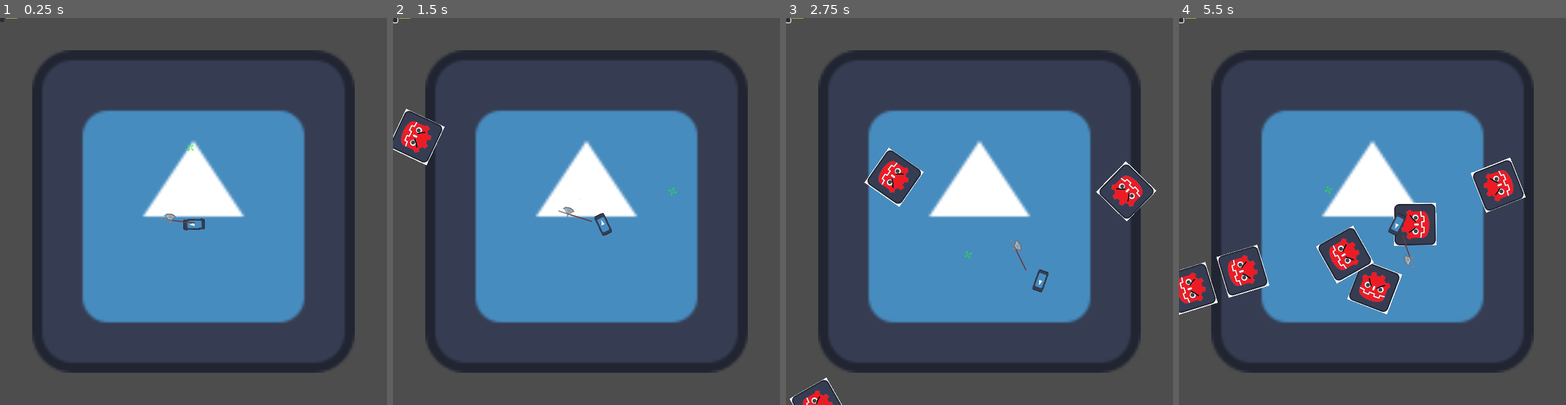
Above: before the commit, frames 1-4 (left to right).
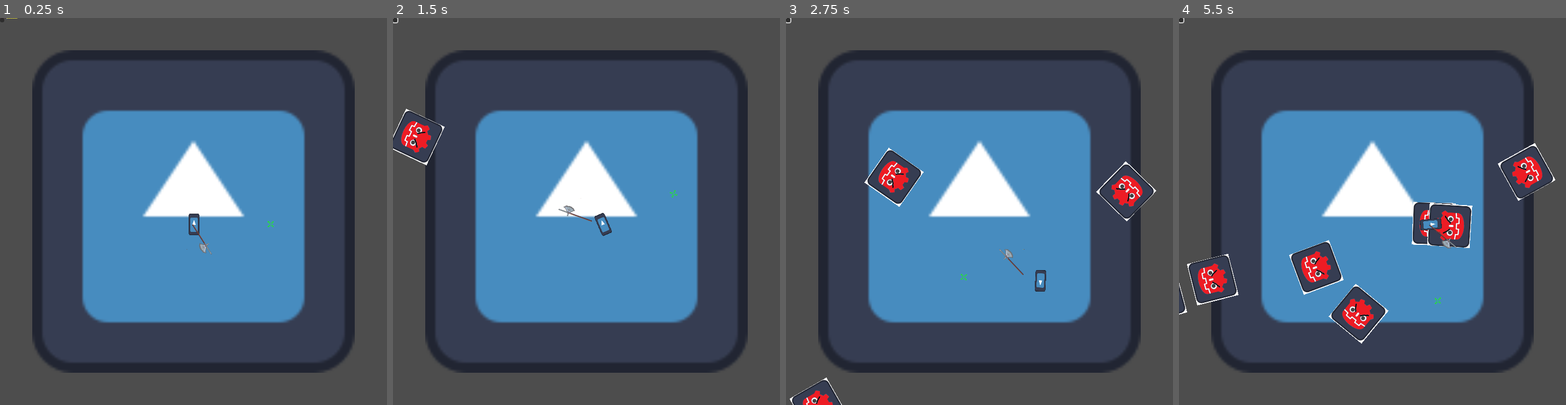
Above: after the commit, the same moments.

Repository: pkettune/halberd_arena
Game: Godot game, scene res://scenes/Main.tscn
Two runs of this game, one before a commit and one after it. Both use one fixed random seed, a clock stepped at 60 frames per second and the inputs below. The engine's default icon, where the game draws it, is replaced by a stand-in: a white triangle on a blue panel in a dark square.
Inputs (mouse positions are in pixels of both pictures, inside the frame that each line leads up to):
- Up to frame 1 (0.25 s): no input
- Up to frame 2 (1.5 s): click (396, 21) at 0.5 s; move the mouse to (671, 192) at 1.27 s; press the mouse at (671, 192) at 1.28 s; hold D (right) from 1.28 s (still down)
- Up to frame 3 (2.75 s): right-click (1064, 192) at 1.55 s; move the mouse to (902, 230) at 2.02 s; release D (right) at 2.03 s; release the mouse at (902, 230) at 2.03 s; hold S (down) from 2.03 s (still down); right-click (902, 230) at 2.1 s; click (902, 230) at 2.3 s
- Up to frame 4 (5.5 s): move the mouse to (1411, 126) at 2.77 s; release S (down) at 2.78 s; press the mouse at (1411, 126) at 2.78 s; hold D (right) 2.78-3.53 s; right-click (1411, 126) at 3.05 s; move the mouse to (1353, 288) at 3.52 s; release the mouse at (1353, 288) at 3.53 s; hold W (up) 3.53-4.28 s; right-click (1353, 288) at 3.6 s; click (1353, 288) at 3.8 s; move the mouse to (1488, 269) at 4.27 s; press the mouse at (1488, 269) at 4.28 s; hold A (left) from 4.28 s (still down); right-click (1488, 269) at 4.55 s; move the mouse to (1256, 153) at 5.02 s; release the mouse at (1256, 153) at 5.03 s; right-click (1256, 153) at 5.1 s; click (1256, 153) at 5.3 s

The runs differ from the first frame. In frame 1, 0.3% of the frame differs, in the area x 41-71%, y 32-62%; in frame 2, 0.1%; in frame 3, 0.3%; in frame 4, 8.8%, in the area x 0-98%, y 0-85%.

Commit message:
mouse and controller come along

Diff:
--- a/scenes/PlayerBody.gd
+++ /dev/null
@@ -1,25 +0,0 @@
-extends CharacterBody2D
-
-
-func _ready():
-
-	InputMap.action_set_deadzone("aim_up", deadzone)
-	InputMap.action_set_deadzone("aim_down", deadzone)
-	InputMap.action_set_deadzone("aim_left", deadzone)
-	InputMap.action_set_deadzone("aim_right", deadzone)
-
-	InputMap.action_set_deadzone("up", deadzone)
-	InputMap.action_set_deadzone("down", deadzone)
-	InputMap.action_set_deadzone("left", deadzone)
-	InputMap.action_set_deadzone("right", deadzone)
-
-func _process(delta):
-	var player_direction = Input.get_vector("left", "right", "up", "down")
-	position += player_direction * speed * delta
-
-	look_at(get_global_mouse_position())
-
-	var look_vector = Vector2.ZERO
-	look_vector.x = Input.get_action_strength("aim_right") - Input.get_action_strength("aim_left")
-	look_vector.y = Input.get_action_strength("aim_down") - Input.get_action_strength("aim_up")
-	look_at(position + look_vector.normalized())
--- a/scenes/enemy.tscn
+++ b/scenes/enemy.tscn
@@ -49,7 +49,7 @@
 [node name="Hurtbox" type="Area2D" parent="AnimatedSprite2D"]
 position = Vector2(160, 150)
 scale = Vector2(5, 5)
-collision_layer = 36
+collision_layer = 32
 collision_mask = 16
 script = ExtResource("3_tfr72")
 
@@ -71,4 +71,5 @@
 scale = Vector2(2.2, 2.2)
 shape = SubResource("RectangleShape2D_in4ph")
 
+[connection signal="area_entered" from="AnimatedSprite2D/Hurtbox" to="." method="_on_hurtbox_area_entered"]
 [connection signal="area_entered" from="AnimatedSprite2D/Hurtbox" to="AnimatedSprite2D/Hurtbox" method="_on_area_entered"]
--- a/scenes/level_select.tscn
+++ b/scenes/level_select.tscn
@@ -4,7 +4,7 @@
 [ext_resource type="Texture2D" uid="uid://bv6lk6oao6xmr" path="res://pictures/enemy.png" id="2_bd8he"]
 [ext_resource type="Texture2D" uid="uid://dgybt6bww57u6" path="res://pictures/enemy_damage.png" id="3_p2b8h"]
 [ext_resource type="Script" path="res://scripts/PlayerBody.gd" id="4_mh1jo"]
-[ext_resource type="Script" path="res://scenes/Camera.gd" id="5_yqd82"]
+[ext_resource type="Script" path="res://scripts/Camera.gd" id="5_yqd82"]
 
 [sub_resource type="CompressedTexture2D" id="CompressedTexture2D_yfh0r"]
 load_path = "res://.godot/imported/icon.svg-78bd6378513f874a6ad467169c3a60fa.ctex"
--- a/scenes/projectile.tscn
+++ b/scenes/projectile.tscn
@@ -28,24 +28,9 @@
 position = Vector2(-0.109347, 0.398274)
 shape = SubResource("CapsuleShape2D_tvkbn")
 
-[node name="ImpactDetector" type="Area2D" parent="."]
-rotation = 1.5708
-collision_layer = 0
-collision_mask = 32
-monitorable = false
-
-[node name="CollisionShape2D2" type="CollisionShape2D" parent="ImpactDetector"]
-position = Vector2(-0.109347, 0.398274)
-shape = SubResource("CapsuleShape2D_tvkbn")
-
-[node name="Timer" type="Timer" parent="."]
-wait_time = 0.097
-
 [node name="Marker2D" type="Marker2D" parent="."]
 
 [node name="CollisionShape2D2" type="CollisionShape2D" parent="."]
 position = Vector2(-0.398274, -0.109348)
 rotation = 1.5708
 shape = SubResource("CapsuleShape2D_tvkbn")
-
-[connection signal="timeout" from="Timer" to="." method="_on_timer_timeout"]
--- a/scenes/weapon.tscn
+++ b/scenes/weapon.tscn
@@ -63,6 +63,18 @@
 "update": 2,
 "values": [Vector2(-1.97784, -1.97784), Vector2(-19.6628, -12.8187), Vector2(-19.6628, -12.8187), Vector2(-5.09257, -15.4645), Vector2(4.10138, -15.1717), Vector2(33.6792, -21.7368), Vector2(42.2254, -8.60641), Vector2(33.4391, 12.4589), Vector2(19.883, 8.04078), Vector2(-1.97784, -1.97784)]
 }
+tracks/2/type = "value"
+tracks/2/imported = false
+tracks/2/enabled = true
+tracks/2/path = NodePath("HitBox:collision_layer")
+tracks/2/interp = 1
+tracks/2/loop_wrap = true
+tracks/2/keys = {
+"times": PackedFloat32Array(0.232874, 0.433065),
+"transitions": PackedFloat32Array(1, 1),
+"update": 1,
+"values": [16, 0]
+}
 
 [sub_resource type="Animation" id="Animation_g840r"]
 resource_name = "power_up"
@@ -100,8 +112,8 @@
 "
 
 [node name="Weapon" type="Node2D"]
-position = Vector2(-1.97784, -1.97784)
-rotation = -0.630914
+position = Vector2(28.0687, 10.7086)
+rotation = 1.78834
 script = ExtResource("1_vd6j2")
 
 [node name="Halberd" type="CharacterBody2D" parent="."]
@@ -117,7 +129,7 @@
 [node name="HitBox" type="Area2D" parent="Halberd"]
 position = Vector2(9.98409, -6.48296)
 collision_layer = 0
-collision_mask = 36
+collision_mask = 0
 script = ExtResource("3_yj8vd")
 damage = null
 
--- a/scripts/enemy.gd
+++ b/scripts/enemy.gd
@@ -22,6 +22,17 @@
 		look_at(player_position)
 		move_and_slide()
 
+var knockback_dir
+var knockback
+
+func _on_hurtbox_area_entered(area):
+	enemy.position = lerp(player.position, enemy.position, 1.6)
+	$AnimatedSprite2D.scale.x = 0.18
+	$AnimatedSprite2D.scale.y = 0.18
+	await get_tree().create_timer(0.25).timeout
+	$AnimatedSprite2D.scale.x = 0.20
+	$AnimatedSprite2D.scale.y = 0.20
+
 func take_damage(_damage: int) -> void:
 	health -= _damage
 	if health <= 0:
@@ -30,10 +41,3 @@
 		animation.play("hurt")
 		await get_tree().create_timer(0.3).timeout
 		queue_free()
-
-	enemy.position = lerp(player.position, enemy.position, 1.6)
-	$AnimatedSprite2D.scale.x = 0.18
-	$AnimatedSprite2D.scale.y = 0.18
-	await get_tree().create_timer(0.25).timeout
-	$AnimatedSprite2D.scale.x = 0.20
-	$AnimatedSprite2D.scale.y = 0.20
--- a/scripts/player.gd
+++ b/scripts/player.gd
@@ -10,6 +10,8 @@
 
 var deadzone = 0.2
 var health = 3
+
+var look_vector = Vector2.ZERO
 
 
 func _ready():
@@ -28,18 +30,22 @@
 
 func _unhandled_input(event: InputEvent) -> void:
 	if event.is_action_pressed("melee"):
+#		look_vector.x = false
+#		look_vector.y = false
 		weapon.attack()
 
 func _process(delta):
 	var player_direction = Input.get_vector("left", "right", "up", "down")
 	position += player_direction * speed * delta
 
-	look_at(get_global_mouse_position())
+	if Input.get_last_mouse_velocity():
+		look_at(get_global_mouse_position())
+	else:
+		look_vector.x = Input.get_action_raw_strength("aim_right") - Input.get_action_raw_strength("aim_left")
+		look_vector.y = Input.get_action_raw_strength("aim_down") - Input.get_action_raw_strength("aim_up")
+		look_at(position + look_vector.normalized())
 
-	var look_vector = Vector2.ZERO
-	look_vector.x = Input.get_action_raw_strength("aim_right") - Input.get_action_raw_strength("aim_left")
-	look_vector.y = Input.get_action_raw_strength("aim_down") - Input.get_action_raw_strength("aim_up")
-	look_at(position + look_vector.normalized())
+
 
 	crosshair.position = Vector2(aim_radius, 0)
 
--- a/scripts/projectile.gd
+++ b/scripts/projectile.gd
@@ -4,10 +4,8 @@
 @export var player_scene: PackedScene = preload("res://scenes/player.tscn")
 @onready var player = get_node("/root/Main/Player/")
 
-@onready var timer := $Timer
 @onready var hitbox := $HitBox
 @onready var sprite := $Sprite
-@onready var impact_detector := $ImpactDetector
 
 @export var speed := 700.0
 @export var lifetime := 0.5
@@ -17,10 +15,9 @@
 	set_as_top_level(true)
 	look_at(position + direction)
 
-func _on_timer_timeout():
-	timer.start(lifetime)
-
 func _physics_process(delta: float) -> void:
 	position += direction * speed * delta
+	await get_tree().create_timer(1.3).timeout
+	queue_free()
 #	rotation += 1						JA TÄMÄ
 #	rotation = global_rotation_degrees     PYÖRII KU VÄKKYRS
--- a/scripts/weapon.gd
+++ b/scripts/weapon.gd
@@ -7,9 +7,8 @@
 @onready var shoot_position = get_parent().get_node("ShootPosition")
 @onready var anim_player = $AnimationPlayer
 
-var elapsed = 0
+var elapsed : float = 0
 var speed = 300
-var throw_speed = 1
 var power_up_speed = 1.5
 
 func _ready():
@@ -17,9 +16,6 @@
 
 func attack():
 	anim_player.play("attack")
-	$Halberd/HitBox.collision_layer = 16
-	await get_tree().create_timer(0.5).timeout
-	$Halberd/HitBox.collision_layer = 0
 
 func _physics_process(delta):
 	if player.health == 0:
Renamed: scenes/Camera.gd -> scripts/Camera.gd
